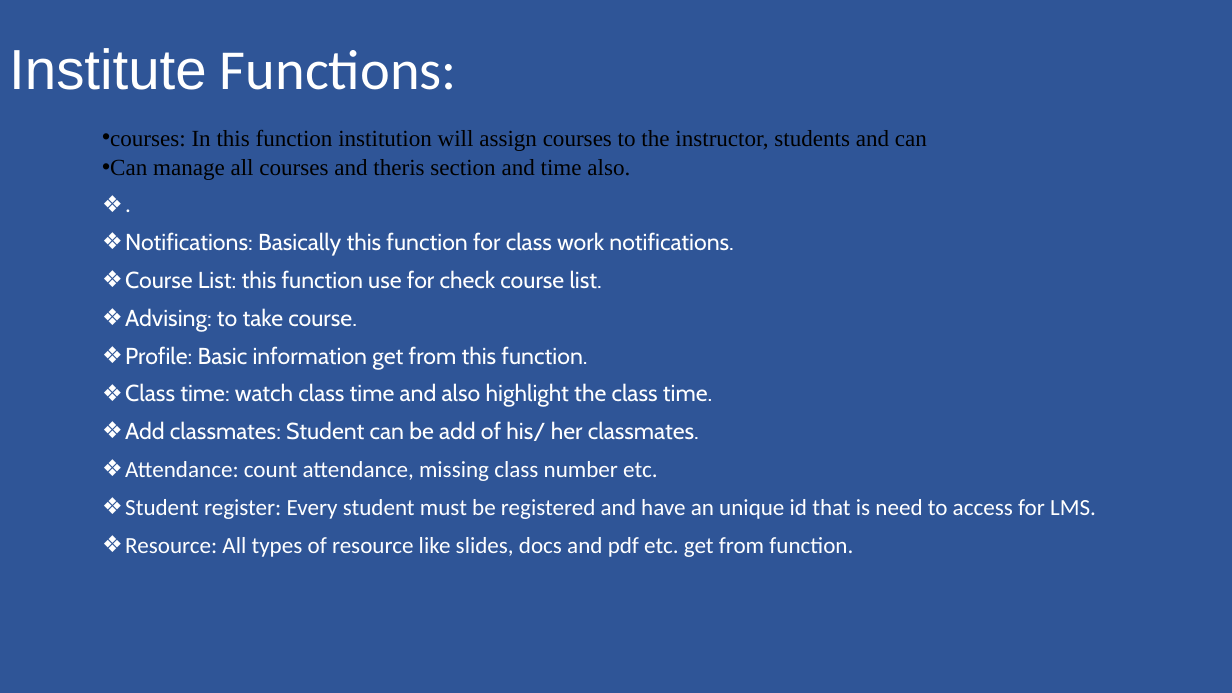
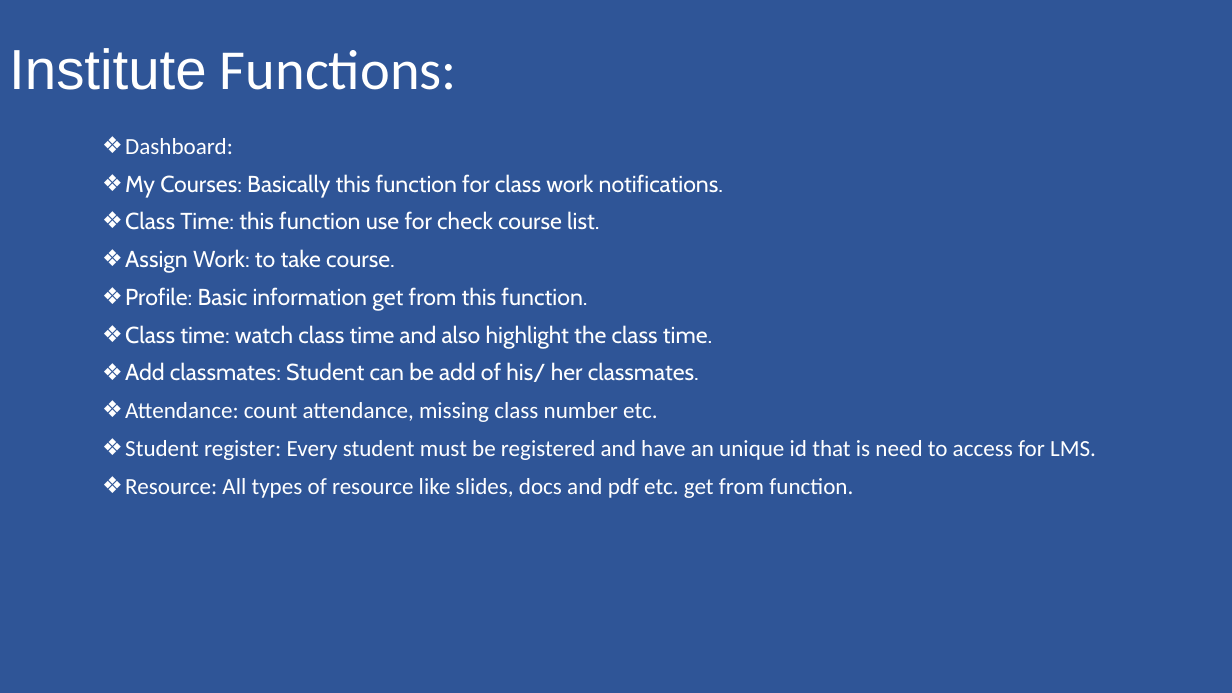
Before and after one commit to maruf1020/CSE499SU20Group1SAA3NSU, a slide deck: slide 5 of Documention/Group project proposal/Presentation.pptx. Drawn at 1232x693 pixels with LibreOffice and Linux fonts; fonts in the diff are those of the drawing. Boxes give left, top, right and bottom in pixels: in the first picture for what was removed or moved away, otherwise in the second. Text is boxed around its words. In the diff, an @@ line names an element or a change of style, - is before the commit and + after.

Commit message:
random update
text update some info

```diff
--- a/Documention/Group project proposal/Presentation.pptx
+++ b/Documention/Group project proposal/Presentation.pptx
@@ text at [125, 138, 724, 273]: text changed @@
-• courses: In this function institution will assign courses to the instructor, students and can
-• Can manage all courses and theris section and time also.
-❖ .
-❖ Notifications: Basically this function for class work notifications.
-❖ Course List: this function use for check course list.
-❖ Advising: to take course.
+❖ Dashboard:
+❖ My Courses: Basically this function for class work notifications.
+❖ Class Time: this function use for check course list.
+❖ Assign Work: to take course.
```
